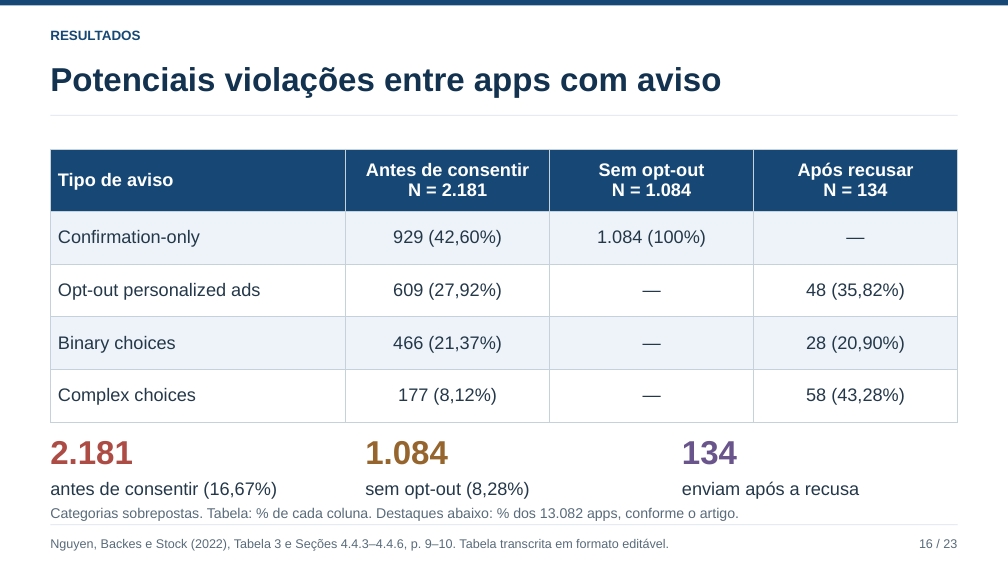
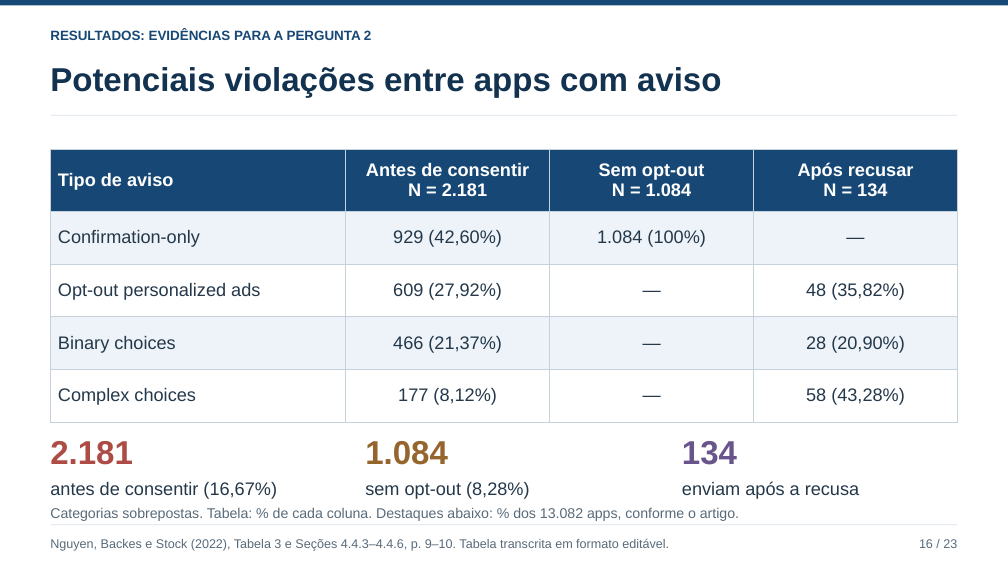
Before and after one commit to ClaudioAMF1/TCC, a slide deck: slide 16 of seminario/apresentacao/seminario-analise-de-artigo.pptx. Drawn at 1008x567 pixels with LibreOffice and Linux fonts; fonts in the diff are those of the drawing. Boxes give left, top, right and bottom in pixels: in the first picture for what was removed or moved away, otherwise in the second. Text is boxed around its words. In the diff, an @@ line names an element or a change of style, - is before the commit and + after.

```diff
--- a/seminario/apresentacao/seminario-analise-de-artigo.pptx
+++ b/seminario/apresentacao/seminario-analise-de-artigo.pptx
@@ text at bbox=[50, 29, 371, 40]: text changed @@
-RESULTADOS
+RESULTADOS: EVIDÊNCIAS PARA A PERGUNTA 2
```
Also in this commit, not shown: 12 other slides changed, 10 other files.
